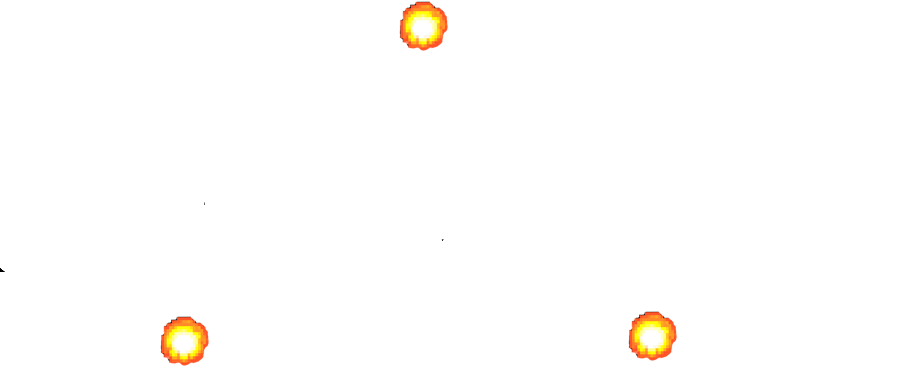
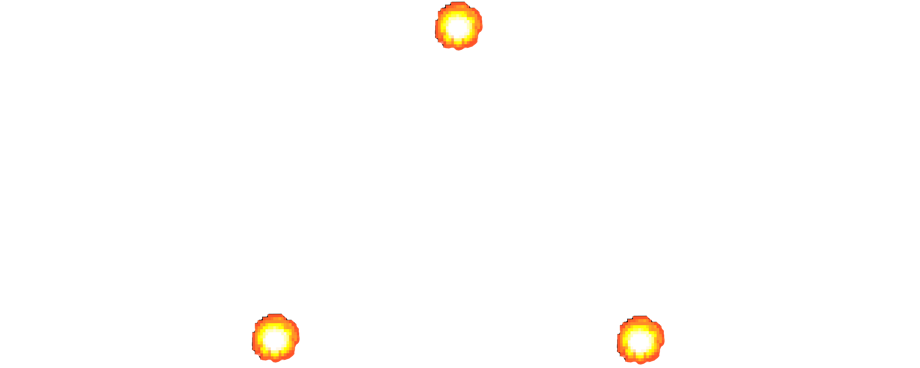
Layered file, before and after one edit (920 x 368). Changes by layer:
removed layer "Copy of background" (1st of 2) over box(0, 1, 677, 366)
removed layer "Copy of background" (2nd of 2) over box(0, 1, 677, 366)
painted on "background" over box(0, 1, 677, 366)
